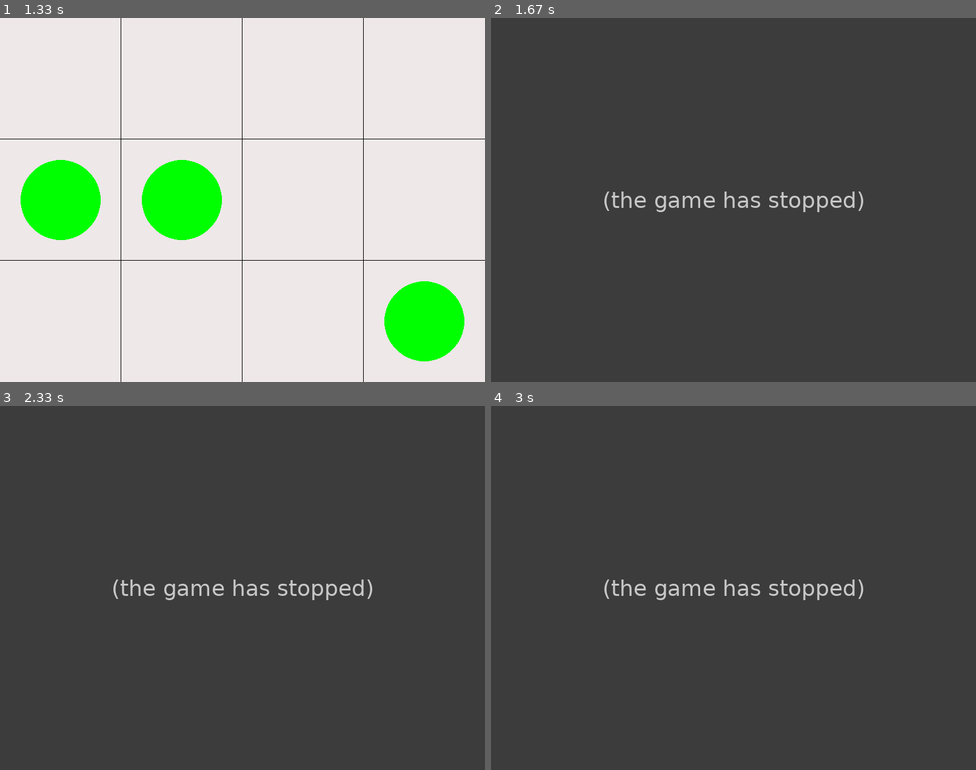
Above: before the commit, frames 1-4 (two rows, left to right).
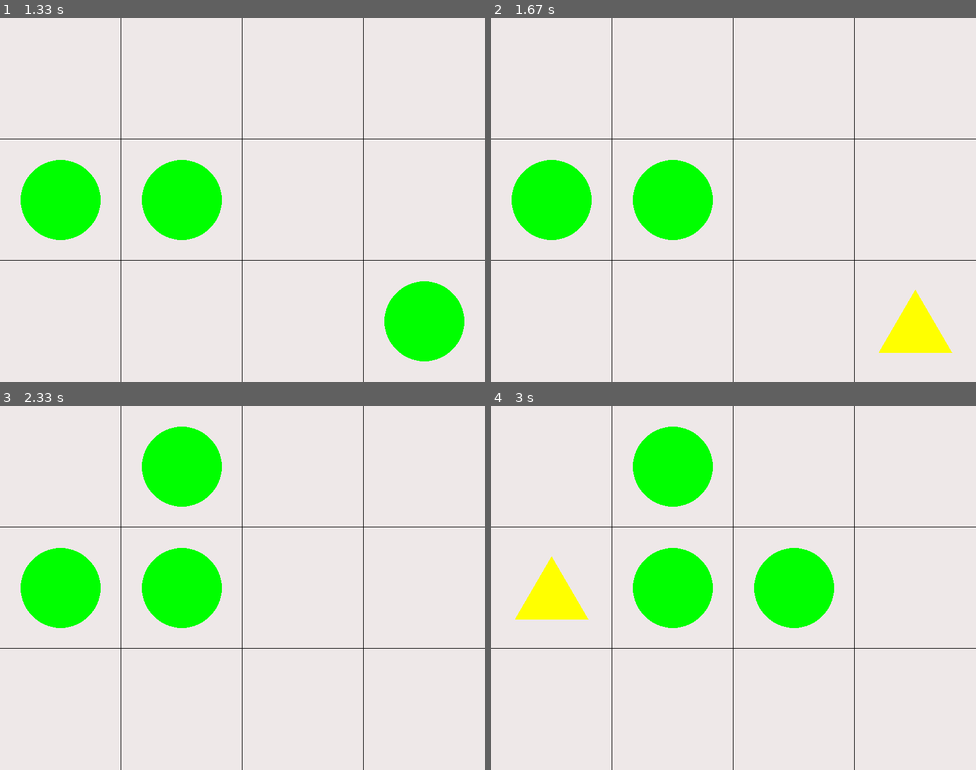
Above: after the commit, the same moments.

Repository: Miguelteixeira04/Jogo_
Game: pygame game, started from interfacepygame1.py
Same seed, same stepped clock (60 frames per second), same inputs: the game is played once before the commit and once after it.
Inputs (mouse positions are in pixels of both pictures, inside the frame that each line leads up to):
- Up to frame 1 (1.33 s): press the mouse at (242, 221) at 0.37 s; move the mouse to (184, 214) at 0.47 s; release the mouse at (126, 203) at 0.6 s; press the mouse at (242, 221) at 0.7 s; move the mouse to (329, 276) at 0.8 s; release the mouse at (421, 327) at 0.93 s; press the mouse at (242, 221) at 1.03 s; move the mouse to (155, 207) at 1.13 s; release the mouse at (67, 189) at 1.27 s
- Up to frame 2 (1.67 s): press the mouse at (733, 221) at 1.37 s; move the mouse to (825, 280) at 1.47 s; release the mouse at (917, 338) at 1.6 s
- Up to frame 3 (2.33 s): click (174, 511) at 1.72 s; click (412, 682) at 2.08 s
- Up to frame 4 (3 s): click (578, 540) at 2.55 s; click (752, 573) at 2.88 s

Frame 1 is identical in both runs. In frame 2, 100% of the frame differs, in the area x 0-100%, y 0-100%; in frame 3, 100%; in frame 4, 100%.
Error before the commit: TypeError: points must be number pairs (interfacepygame1.py line 76); the game stopped at 1.6 s (later frames are placeholders)

Commit message:
Update interfacepygame1.py

Diff:
--- a/interfacepygame1.py
+++ b/interfacepygame1.py
@@ -1,5 +1,5 @@
 import pygame
-
+import math
 #compor a espessura das linhas pretas qd se clica no botao!!!!
 
 
@@ -44,15 +44,15 @@
             c = posicao[0] // cell_width
             l = posicao[1] // cell_height
 
-            # se estiver vazio, desenha o circulo
+            # se estiver vazio, desenha o circulo verde
             if botoes[l][c] == 0:
                 botoes[l][c] = 1
 
-            # se tiver um circulo, desenha o triangulo
+            # se tiver um circulo, desenha o triangulo amarelo
             elif botoes[l][c] == 1:
                 botoes[l][c] = 2
 
-            # se tiver um triangulo, desenha o quadrado
+            # se tiver um triangulo, desenha o quadrado vermelho
             elif botoes[l][c] == 2:
                 botoes[l][c] = 3
 
@@ -72,10 +72,19 @@
             # desenha o circulo verde
             if botoes[l][c] == 1:
                 pygame.draw.circle(screen, GREEN, cell.center, cell_width // 3)
+
+            # desenha o triangulo amarelo
             elif botoes[l][c] == 2:
-                pygame.draw.polygon(screen, YELLOW, cell.center, cell_width // 3)
-            else:
-                pygame.draw.rect(screen, COR_ECRA, cell, 1)
+                lado = cell_width * 0.6  # comprimento do lado do triângulo
+                altura = (lado * math.sqrt(3)) / 2  # altura do triângulo equilátero
+                pygame.draw.polygon(screen, YELLOW, [(cell.centerx, cell.centery - altura/2), (cell.centerx - lado/2, cell.centery + altura/2), (cell.centerx + lado/2, cell.centery + altura/2)])
+
+            # desenha o quadrado vermelho
+            #elif botoes[l][c] == 3:
+                #pygame.draw.rect(screen, RED, [(cell_width // 2), (cell_width // 2), (cell_height // 2), (cell_height // 2)] ) #estou nao esta a funcionar bem :,)
+
+            #else:
+             #   pygame.draw.rect(screen, COR_ECRA, cell, 1) # o 1 é a espessura da linha do quadradinho :)
 
     pygame.display.update()
 
